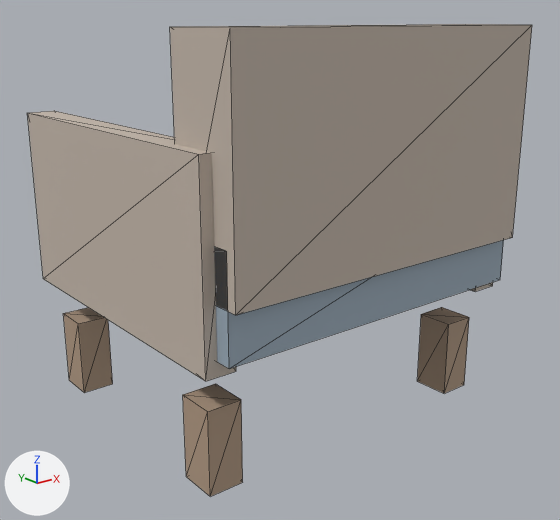
What one commit did to the glTF model zamer-app/assets/models/zamer_catalog/armchair.glb.
The view is the same before and after, from a camera (50 mm lens) standing at (-1.128, -1.459, 0.916) and looking at (0.004, -0.044, 0.35). The axes (+X, +Y, +Z) are drawn at lower left. The lights are the same throughout. The picture after the commit comes second. Mesh edges are drawn as thin lines. Where no turn or scale is listed for an object, it has been applied to the vertices.

Script lines for the objects in view, before the commit:
```python
ob_arm_2 = bpy.data.objects.new('arm_2', me_arm_2)
ob_arm_2.location = (0.0, 0.012, 0.0)
ob_arm_3 = bpy.data.objects.new('arm_3', me_arm_3)
ob_arm_3.location = (0.0, 0.012, 0.0)
ob_back_1 = bpy.data.objects.new('back_1', me_back_1)
ob_back_1.location = (0.0, 0.012, 0.0)
ob_leg_4 = bpy.data.objects.new('leg_4', me_leg_4)
ob_leg_4.parent = ob_world
ob_leg_4.location = (0.0, 0.0116, 0.0)
ob_leg_4.scale = (1.0, 1.13, 1.11)
ob_leg_5 = bpy.data.objects.new('leg_5', me_leg_5)
ob_leg_5.location = (0.0, 0.012, 0.0)
ob_leg_7 = bpy.data.objects.new('leg_7', me_leg_7)
ob_leg_7.location = (0.0, 0.012, 0.0)
ob_seat_0 = bpy.data.objects.new('seat_0', me_seat_0)
ob_seat_0.location = (0.0, 0.012, 0.0)
```
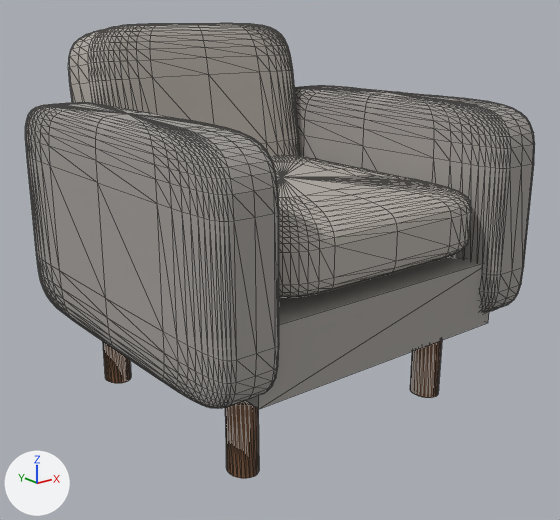
What differs and where, as boxes (x1, y1, x2, y2) in the pictures (560 x 520 px):
'back_1', deleted: before (170, 24, 532, 315)
'arm_left', added: after (25, 102, 279, 409)
'arm_2', deleted: before (27, 111, 236, 381)
'arm_right', added: after (295, 85, 535, 313)
'back', added: after (68, 23, 300, 156)
'seat', added: after (270, 155, 472, 298)
'base', added: after (246, 255, 489, 409)
'seat_0', deleted: before (214, 240, 504, 369)
'leg_5', deleted (beige): before (183, 384, 243, 497)
'leg_4', reshaped, moved, rescaled: before (63, 307, 113, 393); after (410, 340, 442, 398)
'leg_7', deleted (beige): before (417, 307, 469, 393)
'leg_3', added (brown): after (225, 401, 259, 479)
'leg_1', added (brown): after (103, 342, 131, 383)
'arm_3', deleted (mostly hidden): before (470, 282, 493, 292)
part 1 of me_leg_4, deleted (beige): before (63, 307, 113, 393)
part 2 of me_leg_4, added: after (410, 340, 442, 398)

Diff of the bpy script that builds the scene:
```diff
--- a/zamer-app/assets/models/zamer_catalog/armchair.glb.py
+++ b/zamer-app/assets/models/zamer_catalog/armchair.glb.py
@@ me_leg_4 @@
 # used by ob_leg_4; parent = ob_world; location = (0.0, 0.0116, 0.0); scale = (1.0, 1.13, 1.11)
-me_leg_4.from_pydata(...)  # 8 vertices, 12 faces; spans x -0.397..-0.317, y 0.215..0.295, z 0.0..0.171
-me_leg_4.materials.append(mat_wood2)  # beige #b29a83
+me_leg_4.from_pydata(...)  # 50 vertices, 96 faces; spans x 0.255..0.32, y -0.32..-0.243, z 0.0..0.167
+# me_leg_4 part 1: the whole mesh is rebuilt
+# me_leg_4 part 2
+# 26 vertices are added at x 0.255..0.32, y -0.32..-0.243, z 0.0..0.167
+# 24 new vertices lie (0.0, 0.0, 0.167) away from vertices in x 0.255..0.32, y -0.32..-0.243, z 0.0
+# 96 new faces join them
+me_leg_4.materials.append(mat_wood_walnut)  # brown #78553b
@@ ob_leg_7 @@
-ob_leg_7 = bpy.data.objects.new('leg_7', me_leg_7)
@@ ob_leg_5 @@
-ob_leg_5 = bpy.data.objects.new('leg_5', me_leg_5)
@@ ob_leg_4 @@
 ob_leg_4.parent = ob_world
-ob_leg_4.location = (0.0, 0.0116, 0.0)
-ob_leg_4.scale = (1.0, 1.13, 1.11)
+ob_leg_4.location = (0.0, 0.0, 0.0)
@@ ob_arm_3 @@
-ob_arm_3 = bpy.data.objects.new('arm_3', me_arm_3)
@@ ob_arm_2 @@
-ob_arm_2 = bpy.data.objects.new('arm_2', me_arm_2)
@@ ob_back_1 @@
-ob_back_1 = bpy.data.objects.new('back_1', me_back_1)
@@ ob_seat_0 @@
-ob_seat_0 = bpy.data.objects.new('seat_0', me_seat_0)
@@ ob_leg_3 @@
+ob_leg_3 = bpy.data.objects.new('leg_3', me_leg_3)  # 50 vertices, 96 faces; spans x -0.32..-0.255, y -0.32..-0.243, z 0.0..0.167; in mat_wood_walnut (brown #78553b)
+ob_leg_3.location = (0.0, 0.0, 0.0)
@@ ob_leg_1 @@
+ob_leg_1 = bpy.data.objects.new('leg_1', me_leg_1)  # 50 vertices, 96 faces; spans x -0.32..-0.255, y 0.243..0.319, z 0.0..0.167; in mat_wood_walnut (brown #78553b)
+ob_leg_1.location = (0.0, 0.0, 0.0)
@@ ob_back @@
+ob_back = bpy.data.objects.new('back', me_back)  # 1042 vertices, 2080 faces; spans x -0.306..0.306, y 0.202..0.45, z 0.44..0.9; in mat_fabric_cushion (grey #b3ada6)
+ob_back.location = (0.0, 0.0, 0.0)
@@ ob_seat @@
+ob_seat = bpy.data.objects.new('seat', me_seat)  # 1042 vertices, 2080 faces; spans x -0.306..0.306, y -0.427..0.314, z 0.389..0.557; in mat_fabric_cushion (grey #b3ada6)
+ob_seat.location = (0.0, 0.0, 0.0)
@@ ob_arm_right @@
+ob_arm_right = bpy.data.objects.new('arm_right', me_arm_right)  # 1042 vertices, 2080 faces; spans x 0.297..0.45, y -0.45..0.404, z 0.217..0.729; in mat_fabric_warm_gray (grey #a29e9a)
+ob_arm_right.location = (0.0, 0.0, 0.0)
@@ ob_arm_left @@
+ob_arm_left = bpy.data.objects.new('arm_left', me_arm_left)  # 1042 vertices, 2080 faces; spans x -0.45..-0.297, y -0.45..0.404, z 0.217..0.729; in mat_fabric_warm_gray (grey #a29e9a)
+ob_arm_left.location = (0.0, 0.0, 0.0)
@@ ob_base @@
+ob_base = bpy.data.objects.new('base', me_base)  # a box spanning x -0.345..0.345, y -0.417..0.371, z 0.217..0.374; in mat_fabric_warm_gray (grey #a29e9a)
+ob_base.location = (0.0, 0.0, 0.0)
```
